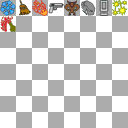
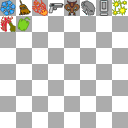
Layer changes from the first 128x128 image to the second:
added layer "bell-pepper.png" above "Filter Layer 1 (Palettize)" over [17,16,31,32]
